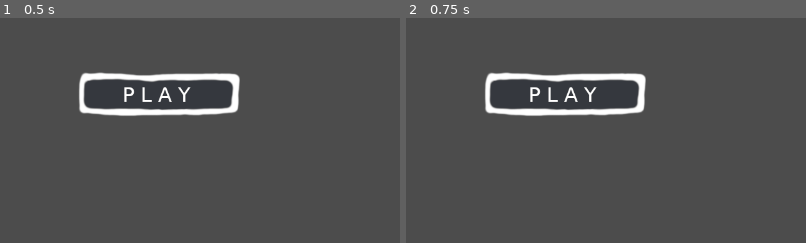
Above: before the commit, frames 1-2 (left to right).
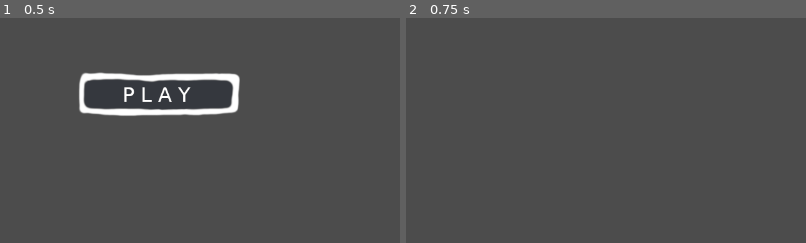
Above: after the commit, the same moments.

Repository: gitond/Gmtk-2021-Ortutay-Weck
Game: Godot game, scene res://title_screen.tscn
Two runs of this game, one before a commit and one after it. Both use one fixed random seed, a clock stepped at 60 frames per second and the inputs below.
Inputs (mouse positions are % of the whole screen's width and height, from its top left):
- Up to frame 1 (0.5 s): no input
- Up to frame 2 (0.75 s): tap Enter at 0.5 s; move the mouse to (72, 45) at 0.52 s; click (72, 45) at 0.67 s
The pictures show only the part of the screen within x 0-50%, y 0-50%; the shares and areas given below are measured in that part.

Frame 1 is identical in both runs. In frame 2, 3.2% of the frame differs, in the area x 19-60%, y 24-44%.

Commit message:
scene transition prototype implemented

Diff:
--- /dev/null
+++ b/scripts/title_screen/start_game_button.gd
@@ -0,0 +1,22 @@
+extends TextureRect
+
+
+# Declare member variables here. Examples:
+# var a = 2
+# var b = "text"
+
+
+# Called when the node enters the scene tree for the first time.
+#func _ready():
+#	pass # Replace with function body.
+
+
+# Called every frame. 'delta' is the elapsed time since the previous frame.
+#func _process(delta):
+#	pass
+
+# Input handling
+func _input(event):
+	if event is InputEventMouseButton:
+		if event.button_index == BUTTON_LEFT and event.pressed:
+			get_tree().change_scene("res://game_view.tscn")
--- a/title_screen.tscn
+++ b/title_screen.tscn
@@ -1,6 +1,7 @@
-[gd_scene load_steps=2 format=2]
+[gd_scene load_steps=3 format=2]
 
 [ext_resource path="res://assets/temporary/title_screen/temp_play.png" type="Texture" id=1]
+[ext_resource path="res://scripts/title_screen/start_game_button.gd" type="Script" id=2]
 
 [node name="title_screen" type="MarginContainer"]
 anchor_right = 1.0
@@ -42,6 +43,7 @@
 margin_right = 260.0
 margin_bottom = 75.0
 texture = ExtResource( 1 )
+script = ExtResource( 2 )
 
 [node name="TextureRect2" type="TextureRect" parent="HBoxContainer/VBoxContainer"]
 margin_top = 83.0
